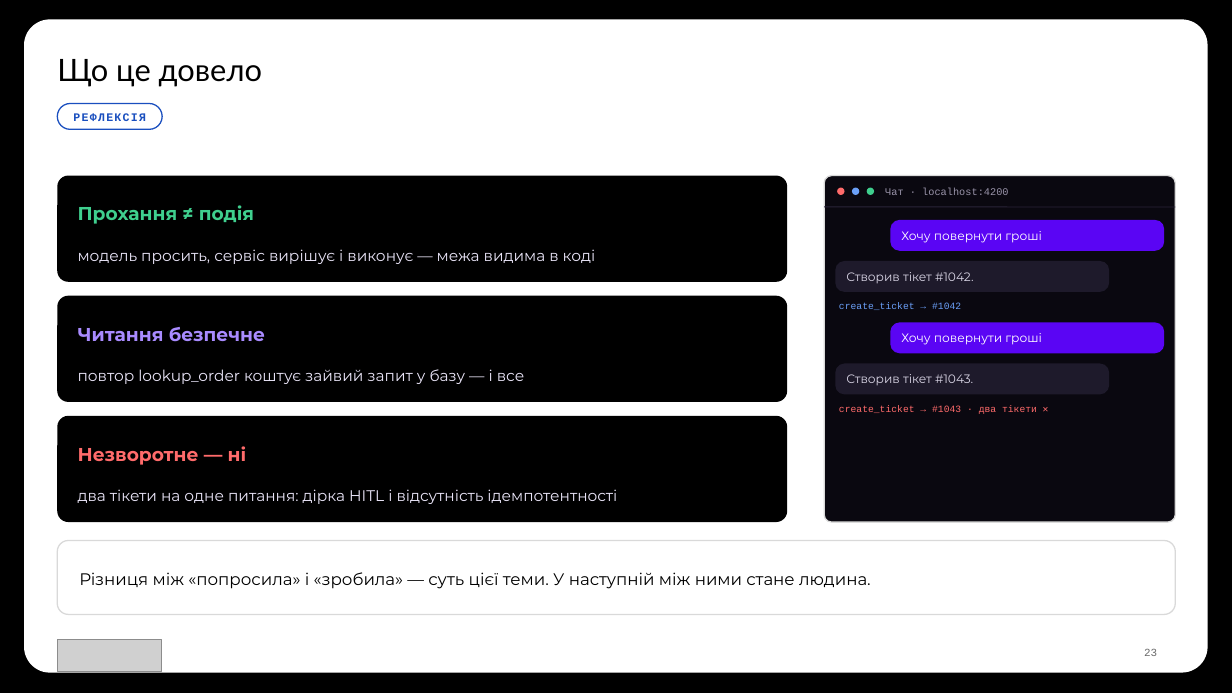
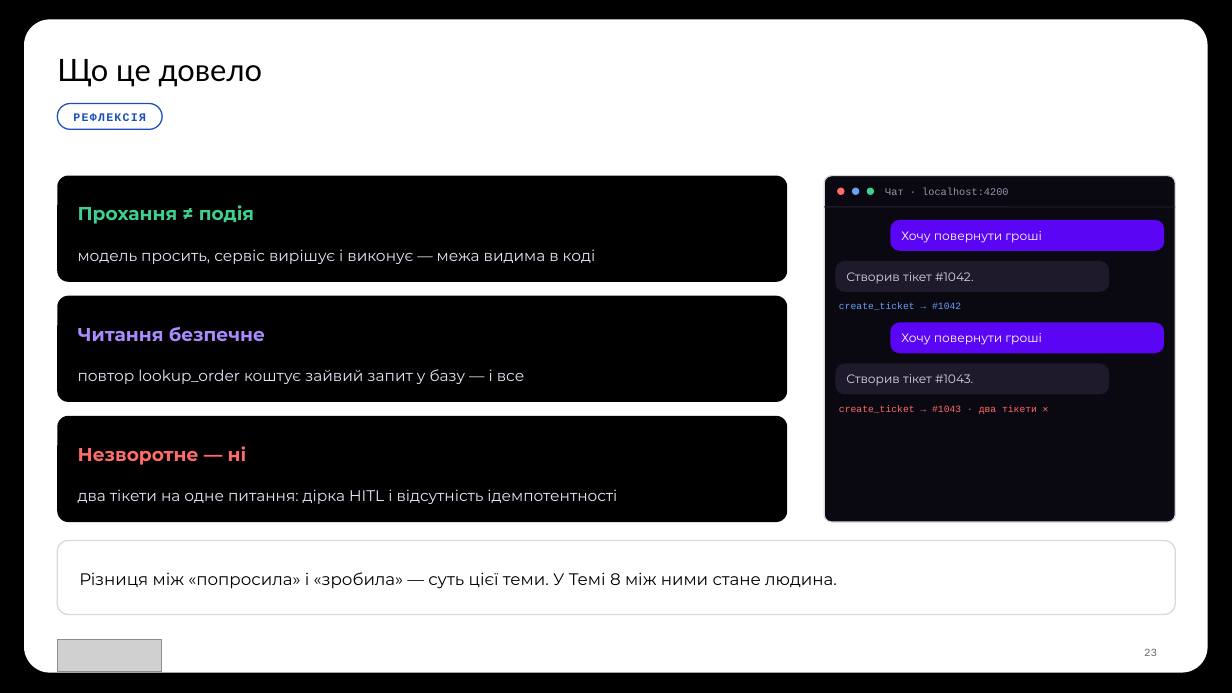
Before and after one commit to TarasFedorenkoFTV/llmops-bootcamp, a slide deck: slide 23 of docs/decks/L06.pptx. Drawn at 1232x693 pixels with LibreOffice and Linux fonts; fonts in the diff are those of the drawing; grey boxes stand for pictures; background and template pictures are left out. Boxes give left, top, right and bottom in pixels: in the first picture for what was removed or moved away, otherwise in the second. Text is boxed around its words. In the diff, an @@ line names an element or a change of style, - is before the commit and + after.

```diff
--- a/docs/decks/L06.pptx
+++ b/docs/decks/L06.pptx
@@ text at <box>79,572,837,589</box>: text changed @@
-Різниця між «попросила» і «зробила» — суть цієї теми. У наступній між ними стане людина.
+Різниця між «попросила» і «зробила» — суть цієї теми. У Темі 8 між ними стане людина.
```
Also in this commit, not shown: 6 other slides changed, 46 other files.
